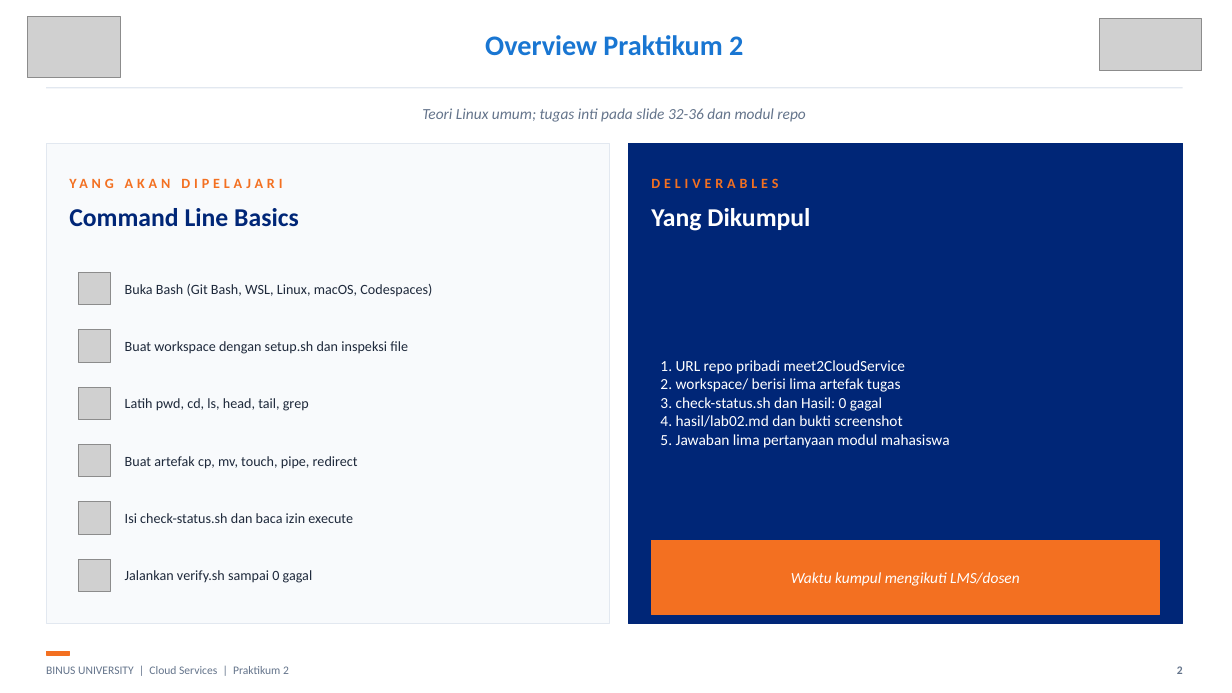
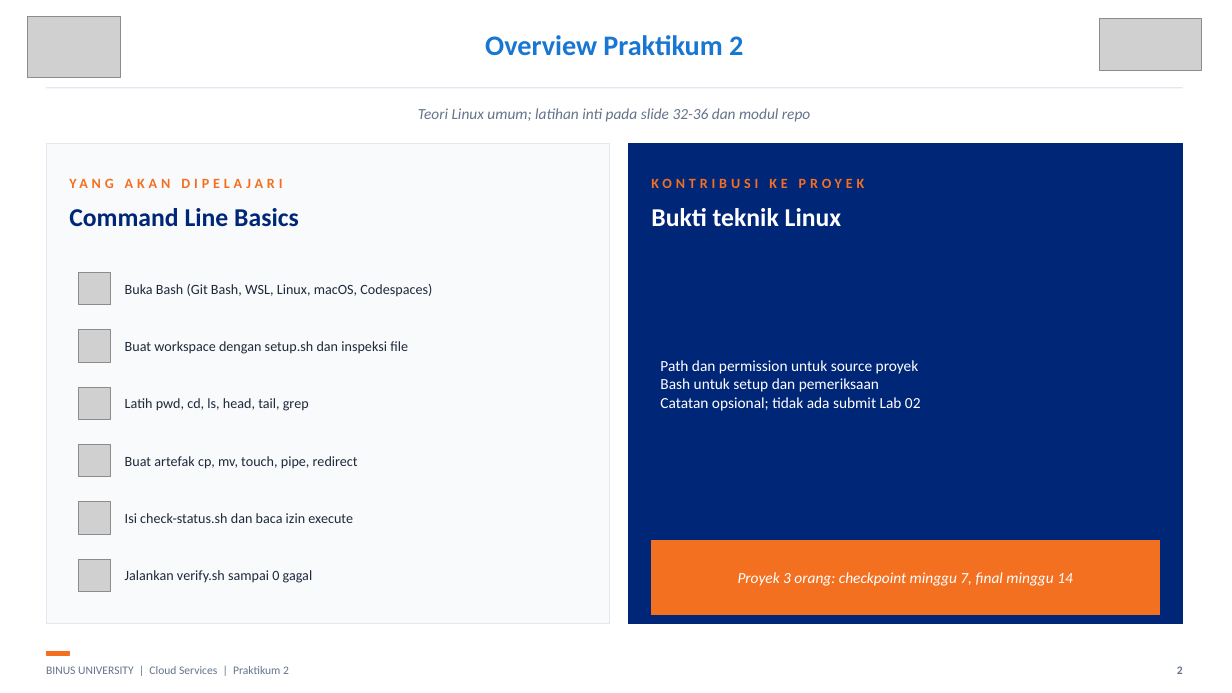
Before and after one commit to SeedFlora/meet2CloudService, a slide deck: slide 2 of slides/LAB02_Linux_Hands_On_Final.pptx. Drawn at 1232x693 pixels with LibreOffice and Linux fonts; fonts in the diff are those of the drawing; grey boxes stand for pictures. Boxes give left, top, right and bottom in pixels: in the first picture for what was removed or moved away, otherwise in the second. Text is boxed around its words. In the diff, an @@ line names an element or a change of style, - is before the commit and + after.

```diff
--- a/slides/LAB02_Linux_Hands_On_Final.pptx
+++ b/slides/LAB02_Linux_Hands_On_Final.pptx
@@ text at (418, 108, 810, 122): text changed @@
-Teori Linux umum; tugas inti pada slide 32-36 dan modul repo
+Teori Linux umum; latihan inti pada slide 32-36 dan modul repo
@@ text at (651, 178, 865, 226): text changed @@
-DELIVERABLES
-Yang Dikumpul
+KONTRIBUSI KE PROYEK
+Bukti teknik Linux
@@ text at (660, 360, 921, 411): text changed @@
-1. URL repo pribadi meet2CloudService
-2. workspace/ berisi lima artefak tugas
-3. check-status.sh dan Hasil: 0 gagal
-4. hasil/lab02.md dan bukti screenshot
-5. Jawaban lima pertanyaan modul mahasiswa
+Path dan permission untuk source proyek
+Bash untuk setup dan pemeriksaan
+Catatan opsional; tidak ada submit Lab 02
@@ text at (738, 572, 1073, 586): text changed @@
-Waktu kumpul mengikuti LMS/dosen
+Proyek 3 orang: checkpoint minggu 7, final minggu 14
```
Also in this commit, not shown: 5 other slides changed, 8 other files.
